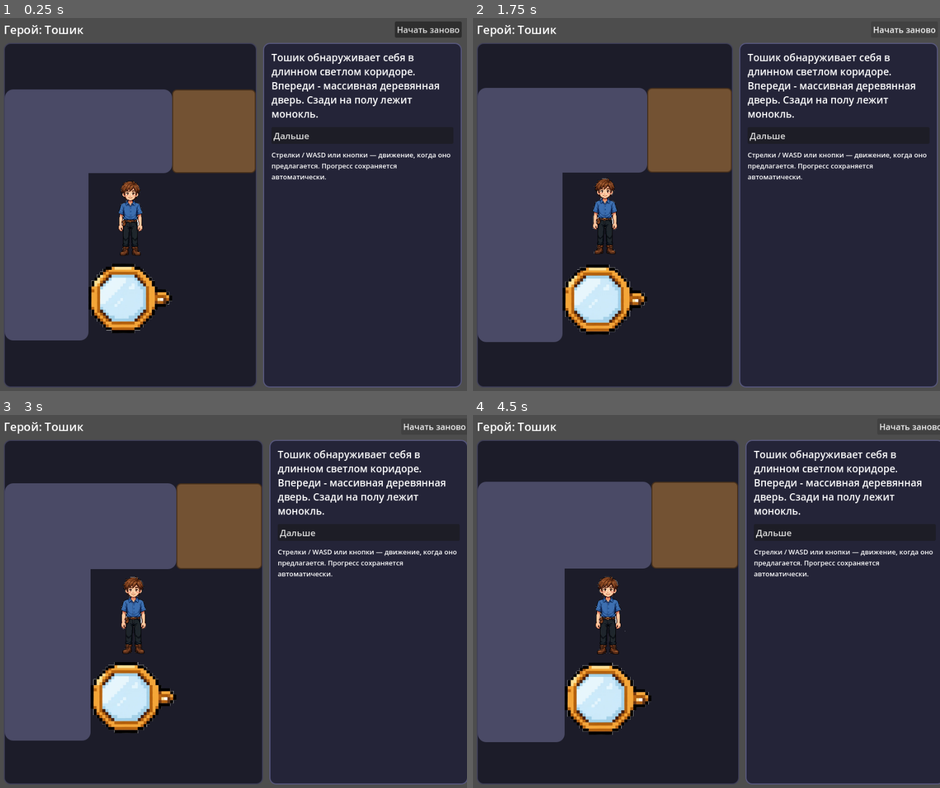
Above: before the commit, frames 1-4 (two rows, left to right).
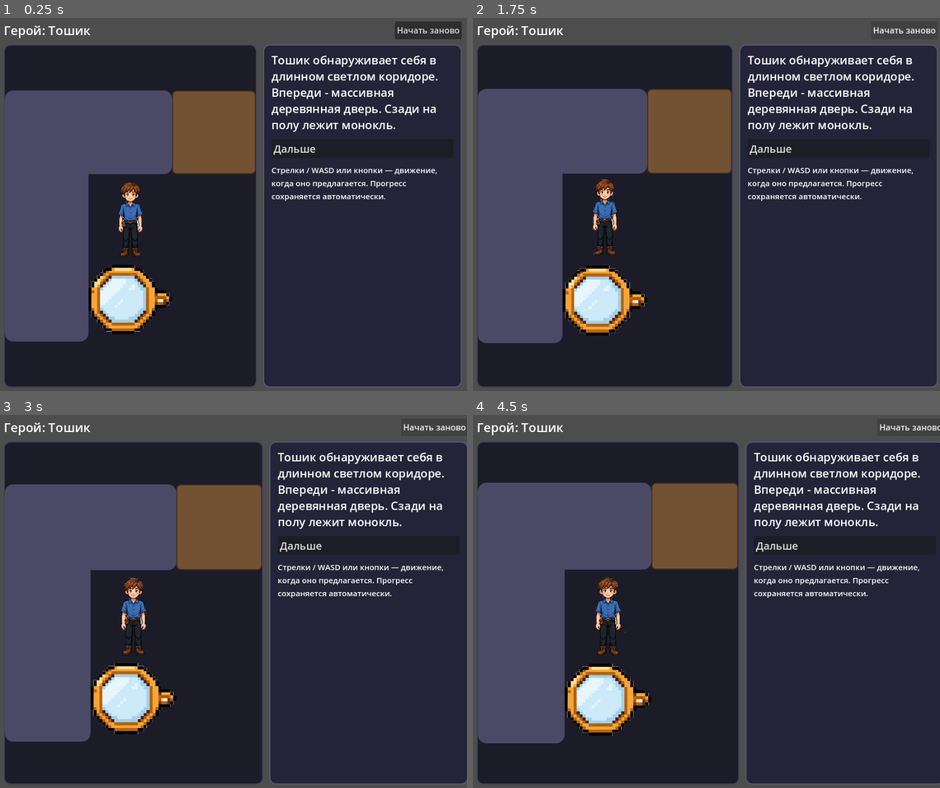
Above: after the commit, the same moments.

Repository: ssokratov/tnquest_godot
Game: Godot game, scene res://scenes/main.tscn
Two runs of this game, one before a commit and one after it. Both use one fixed random seed, a clock stepped at 60 frames per second and the inputs below.
Inputs:
- Up to frame 1 (0.25 s): no input
- Up to frame 2 (1.75 s): click "Начать заново" at 0.5 s; click "Начать заново" at 1.25 s
- Up to frame 3 (3 s): click "Начать заново" at 2 s; click "Начать заново" at 2.75 s
- Up to frame 4 (4.5 s): click "Начать заново" at 3.5 s; click "Начать заново" at 4.25 s

The runs differ from the first frame. In frame 1, 6.8% of the frame differs, in the area x 1-99%, y 1-87%; in frame 2, 6.9%; in frame 3, 7.0%, in the area x 1-100%, y 1-88%; in frame 4, 6.9%.

Commit message:
Add free-text answers (Demianov) and viewport-scaled fonts

Diff:
--- a/scripts/main.gd
+++ b/scripts/main.gd
@@ -36,6 +36,10 @@
 var scene_grid: GridContainer
 var sidebar: PanelContainer
 var dialog_label: RichTextLabel
+var input_block: VBoxContainer
+var text_input: LineEdit
+var submit_button: Button
+var feedback_label: Label
 var answers_box: VBoxContainer
 var dpad_block: VBoxContainer
 var dpad_buttons := {}
@@ -133,7 +137,7 @@
 	var header := HBoxContainer.new()
 	hero_label = Label.new()
 	hero_label.size_flags_horizontal = SIZE_EXPAND_FILL
-	hero_label.add_theme_font_size_override("font_size", 22)
+	hero_label.add_theme_font_size_override("font_size", 24)
 	header.add_child(hero_label)
 	var reset := Button.new()
 	reset.text = "Начать заново"
@@ -190,9 +194,38 @@
 	dialog_label = RichTextLabel.new()
 	dialog_label.bbcode_enabled = true
 	_set_fit_content(dialog_label)
-	dialog_label.add_theme_font_size_override("normal_font_size", 19)
+	dialog_label.add_theme_font_size_override("normal_font_size", 22)
 	dialog_label.size_flags_horizontal = SIZE_EXPAND_FILL
 	sidebar_box.add_child(dialog_label)
+
+	# Free-text input, shown only when the current dialog has hidden
+	# answers (the Demianov phone-call riddles): in the Telegram
+	# original the player typed these, there was no button for them.
+	input_block = VBoxContainer.new()
+	input_block.add_theme_constant_override("separation", 6)
+	input_block.size_flags_horizontal = SIZE_EXPAND_FILL
+	input_block.visible = false
+	sidebar_box.add_child(input_block)
+	var input_row := HBoxContainer.new()
+	input_row.add_theme_constant_override("separation", 8)
+	input_block.add_child(input_row)
+	text_input = LineEdit.new()
+	text_input.placeholder_text = "Введите ответ…"
+	text_input.size_flags_horizontal = SIZE_EXPAND_FILL
+	text_input.add_theme_font_size_override("font_size", 20)
+	text_input.text_submitted.connect(_on_text_submit)
+	input_row.add_child(text_input)
+	submit_button = Button.new()
+	submit_button.text = "Ответить"
+	submit_button.focus_mode = FOCUS_NONE
+	submit_button.add_theme_font_size_override("font_size", 20)
+	submit_button.pressed.connect(_on_text_submit)
+	input_row.add_child(submit_button)
+	feedback_label = Label.new()
+	feedback_label.add_theme_font_size_override("font_size", 16)
+	feedback_label.autowrap_mode = TextServer.AUTOWRAP_WORD_SMART
+	feedback_label.size_flags_horizontal = SIZE_EXPAND_FILL
+	input_block.add_child(feedback_label)
 
 	answers_box = VBoxContainer.new()
 	answers_box.add_theme_constant_override("separation", 8)
@@ -212,7 +245,7 @@
 		button.text = MOVE_WORDS[code]
 		button.size_flags_horizontal = SIZE_EXPAND_FILL
 		button.focus_mode = FOCUS_NONE
-		button.add_theme_font_size_override("font_size", 16)
+		button.add_theme_font_size_override("font_size", 18)
 		button.pressed.connect(_on_move.bind(code))
 		inv_row.add_child(button)
 		dpad_buttons[code] = button
@@ -244,7 +277,7 @@
 	hint_label = Label.new()
 	hint_label.text = "Стрелки / WASD или кнопки — движение, когда оно предлагается. Прогресс сохраняется автоматически."
 	hint_label.autowrap_mode = TextServer.AUTOWRAP_WORD_SMART
-	hint_label.add_theme_font_size_override("font_size", 13)
+	hint_label.add_theme_font_size_override("font_size", 15)
 	hint_label.size_flags_horizontal = SIZE_EXPAND_FILL
 	sidebar_box.add_child(hint_label)
 
@@ -252,6 +285,7 @@
 	get_viewport().size_changed.connect(_on_viewport_resized)
 	call_deferred("_update_layout_mode")
 	call_deferred("_apply_cell_size")
+	call_deferred("_refresh_fonts")
 
 
 # --- procedural arrow icons (font-independent, so Web never shows tofu) ---
@@ -290,17 +324,49 @@
 	return tex
 
 
-# --- responsive layout + scene scaling --------------------------------------
+# --- responsive layout + scene scaling + font scaling -----------------------
+
+# Fixed sizes looked small on wide windows and on phones, so fonts grow
+# with the viewport width (1.0x up to 1000 px, 1.5x beyond 1500 px).
+# Answer buttons are rebuilt on every refresh, so they pick the current
+# scale up at creation; static labels are re-scaled here on resize.
+func _font_scale() -> float:
+	var w := get_viewport_rect().size.x
+	if w <= 0:
+		return 1.0
+	return clamp(w / 1000.0, 1.0, 1.5)
+
+
+func _scaled(base: int) -> int:
+	return int(round(base * _font_scale()))
+
+
+func _refresh_fonts() -> void:
+	if hero_label == null:
+		return
+	hero_label.add_theme_font_size_override("font_size", _scaled(24))
+	dialog_label.add_theme_font_size_override("normal_font_size", _scaled(22))
+	modal_text.add_theme_font_size_override("normal_font_size", _scaled(22))
+	hint_label.add_theme_font_size_override("font_size", _scaled(15))
+	text_input.add_theme_font_size_override("font_size", _scaled(20))
+	submit_button.add_theme_font_size_override("font_size", _scaled(20))
+	feedback_label.add_theme_font_size_override("font_size", _scaled(16))
+	for code in ["i", "j"]:
+		if code in dpad_buttons:
+			(dpad_buttons[code] as Button).add_theme_font_size_override("font_size", _scaled(18))
+
 
 func _notification(what: int) -> void:
 	if what == NOTIFICATION_RESIZED:
 		call_deferred("_update_layout_mode")
 		call_deferred("_apply_cell_size")
+		call_deferred("_refresh_fonts")
 
 
 func _on_viewport_resized() -> void:
 	_update_layout_mode()
 	_apply_cell_size()
+	_refresh_fonts()
 
 
 func _update_layout_mode() -> void:
@@ -404,7 +470,7 @@
 	modal_text = RichTextLabel.new()
 	modal_text.bbcode_enabled = true
 	_set_fit_content(modal_text)
-	modal_text.add_theme_font_size_override("normal_font_size", 19)
+	modal_text.add_theme_font_size_override("normal_font_size", 22)
 	card_box.add_child(modal_text)
 	modal_answers = VBoxContainer.new()
 	modal_answers.add_theme_constant_override("separation", 8)
@@ -550,7 +616,7 @@
 			button.text = _answer_label(answer["message"])
 			button.focus_mode = FOCUS_NONE
 			button.alignment = HORIZONTAL_ALIGNMENT_LEFT
-			button.add_theme_font_size_override("font_size", 18)
+			button.add_theme_font_size_override("font_size", _scaled(21))
 			button.pressed.connect(_on_answer.bind(answer))
 			modal_answers.add_child(button)
 		modal.visible = true
@@ -558,6 +624,9 @@
 		modal.visible = false
 		sidebar.visible = true
 		dialog_label.text = message
+		input_block.visible = not engine.hidden_answers().is_empty()
+		feedback_label.text = ""
+		text_input.text = ""
 		for child in answers_box.get_children():
 			child.queue_free()
 		var has_move := false
@@ -569,7 +638,7 @@
 				button.text = _answer_label(answer["message"])
 				button.focus_mode = FOCUS_NONE
 				button.alignment = HORIZONTAL_ALIGNMENT_LEFT
-				button.add_theme_font_size_override("font_size", 17)
+				button.add_theme_font_size_override("font_size", _scaled(20))
 				button.pressed.connect(_on_answer.bind(answer))
 				answers_box.add_child(button)
 		dpad_block.visible = has_move
@@ -582,6 +651,31 @@
 			var button: Button = dpad_buttons[code]
 			button.disabled = not found
 			button.modulate = Color(1, 1, 1, 1) if found else Color(1, 1, 1, 0.35)
+	_release_text_focus()
+
+
+func _release_text_focus() -> void:
+	# Keep keyboard focus in the input only while it is usable;
+	# otherwise WASD would stay blocked after the dialog changed.
+	if get_viewport().gui_get_focus_owner() == text_input:
+		if not (sidebar.visible and input_block.visible):
+			text_input.release_focus()
+
+
+func _on_text_submit(_text: String = "") -> void:
+	var typed := text_input.text.strip_edges().to_lower()
+	if typed == "":
+		return
+	# Same rule as the original (StringExtensions.SameAs): trim and
+	# case-insensitive compare against the hidden answers.
+	for answer in engine.hidden_answers():
+		if (answer["message"] as String).strip_edges().to_lower() == typed:
+			text_input.release_focus()
+			_on_answer(answer)
+			return
+	feedback_label.text = "Демьянов не понял — попробуй ещё раз."
+	text_input.grab_focus()
+	text_input.select_all()
 
 
 func _add_emoji_cell(cell: PanelContainer, emoji: String) -> void:
@@ -648,6 +742,10 @@
 
 
 func _input(event: InputEvent) -> void:
+	# While the player types an answer, letters must go to the input
+	# only — otherwise a typed "В" (physical D key) would move the hero.
+	if get_viewport().gui_get_focus_owner() is LineEdit:
+		return
 	if event is InputEventKey and event.pressed and not event.echo:
 		var ev := event as InputEventKey
 		# Physical key, not logical keycode: with a Russian layout the
--- a/scripts/quest_engine.gd
+++ b/scripts/quest_engine.gd
@@ -93,6 +93,21 @@
 	var out: Array = []
 	for answer in current_dialog().get("answers", []):
 		if answer.get("hidden", false):
+			continue
+		if "available" in answer and not _eval_cond(answer["available"]):
+			continue
+		out.append(answer)
+	return out
+
+
+func hidden_answers() -> Array:
+	# The Telegram original matched typed text against ALL available
+	# answers, hidden ones included (QuestService.ProcessAnswer filters
+	# by Available only, not by IsHidden). These are the answers a
+	# free-text input must match — e.g. the Demianov phone-call riddles.
+	var out: Array = []
+	for answer in current_dialog().get("answers", []):
+		if not answer.get("hidden", false):
 			continue
 		if "available" in answer and not _eval_cond(answer["available"]):
 			continue
